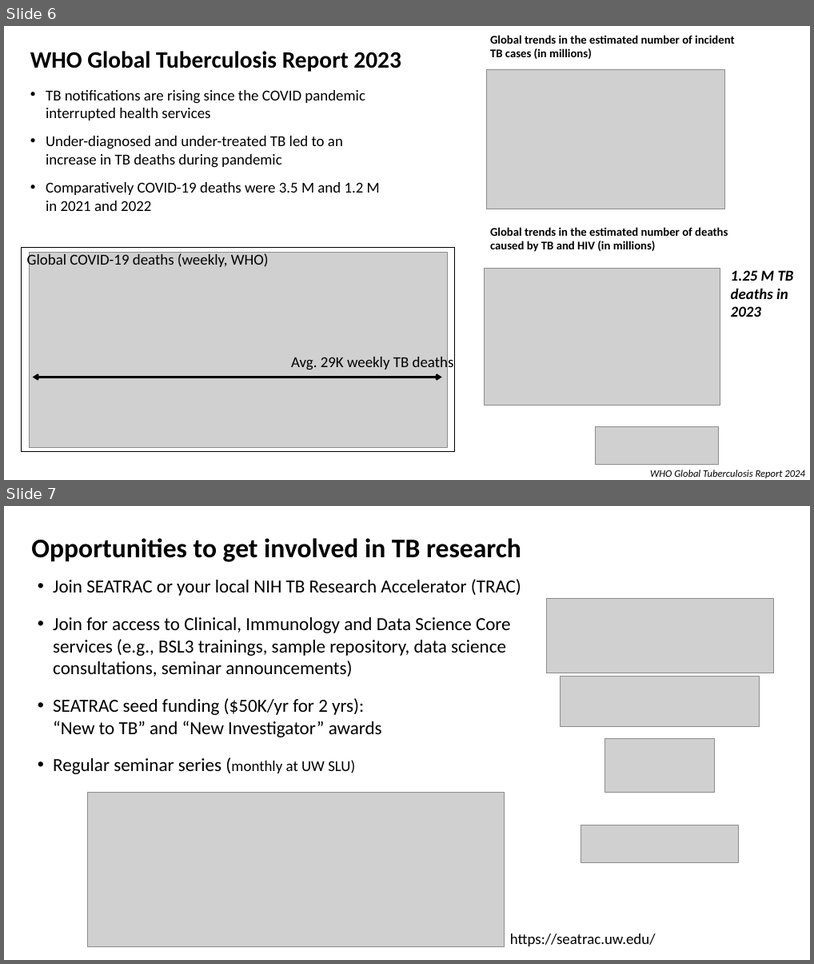
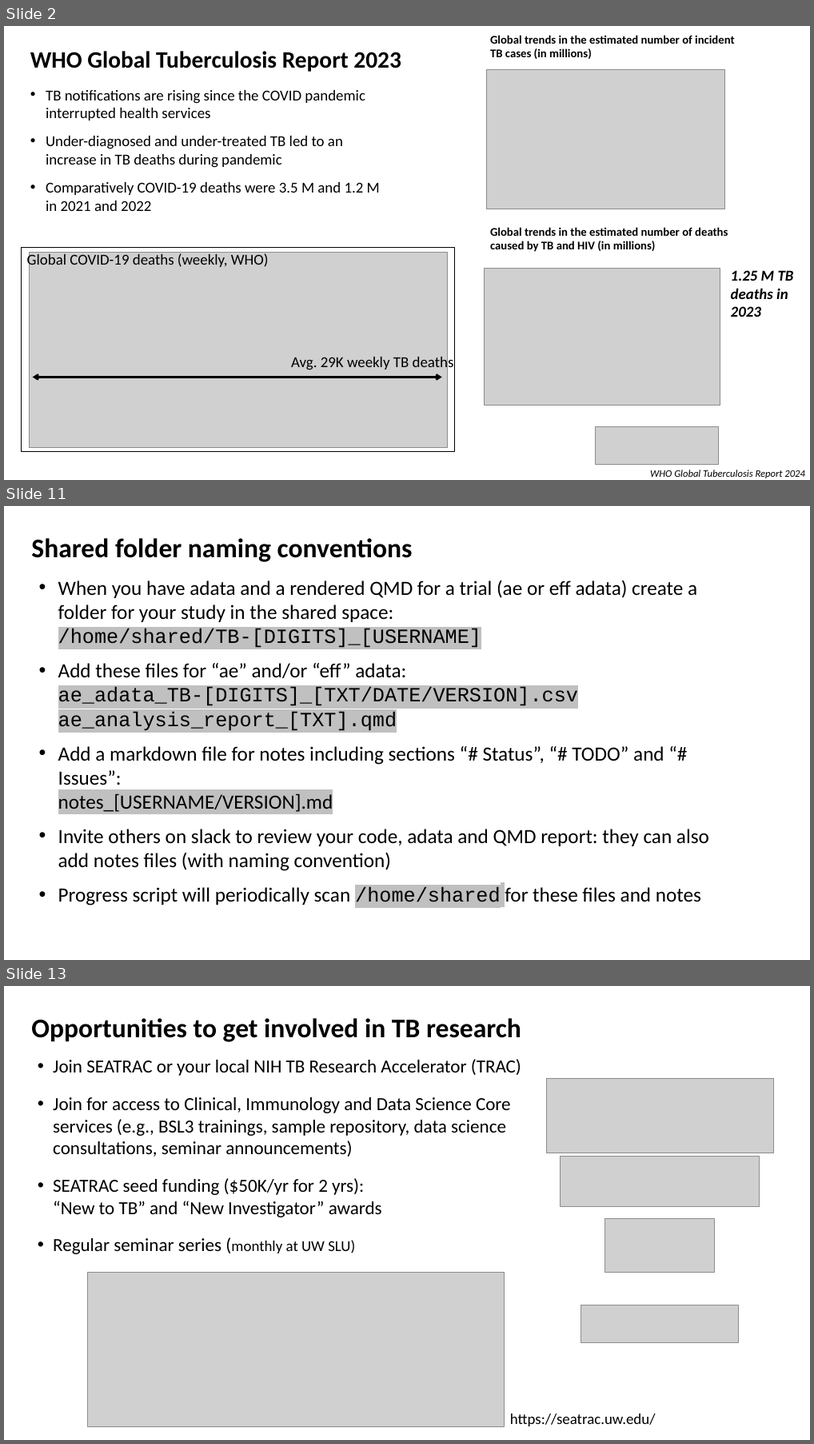
Before and after one commit to agartland/seatrac-hackday-2026, a slide deck: docs/SEATRAC_TB_hackday_intro_2026-FEB.pptx. Shown one above the other, each under a label of ours: slides 6 and 7 before the commit, slides 2, 11 and 13 after it; the slides between them are not shown. The pictures are 814x964 and 814x1444 pixels, drawn with LibreOffice and Linux fonts; fonts in the diff are those of the drawing; grey boxes stand for pictures. Boxes give left, top, right and bottom in pixels: in the first picture for what was removed or moved away, otherwise in the second. Text is boxed around its words. In the diff, an @@ line names an element or a change of style, - is before the commit and + after.

```diff
--- a/docs/SEATRAC_TB_hackday_intro_2026-FEB.pptx
+++ b/docs/SEATRAC_TB_hackday_intro_2026-FEB.pptx
@@ slide 11 added at (x1=4, y1=506, x2=810, y2=960), background #FFFFFF @@
@@ text added at (x1=31, y1=538, x2=413, y2=562), 32 pt, text #000000, bold @@
+Shared folder naming conventions
@@ text added at (x1=58, y1=580, x2=710, y2=905), 24 pt, text #000000 @@
+• When you have adata and a rendered QMD for a trial (ae or eff adata) create a folder for your study in the shared space:
+  /home/shared/TB-[DIGITS]_[USERNAME]
+• Add these files for “ae” and/or “eff” adata:
+  ae_adata_TB-[DIGITS]_[TXT/DATE/VERSION].csv
+  ae_analysis_report_[TXT].qmd
+• Add a markdown file for notes including sections “# Status”, “# TODO” and “# Issues”:
+  notes_[USERNAME/VERSION].md
+• Invite others on slack to review your code, adata and QMD report: they can also add notes files (with naming convention)
+• Progress script will periodically scan /home/shared for these files and notes
@@ what was slide 6 is now slide 2 @@
@@ what was slide 7 is now slide 13 @@
```
Also in this commit, not shown: 2 slides changed, 7 other slides added, 2 slides removed.
